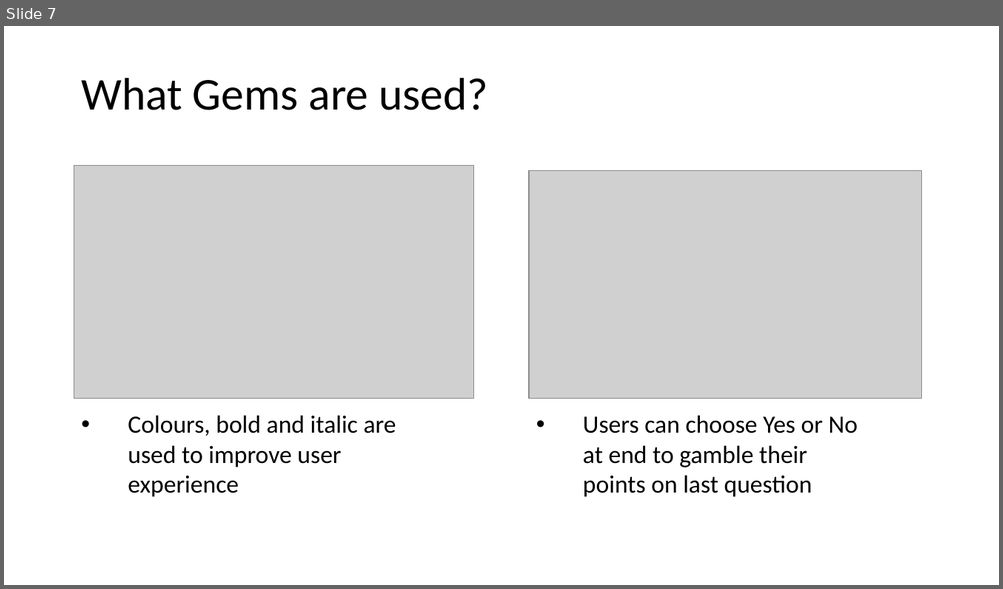
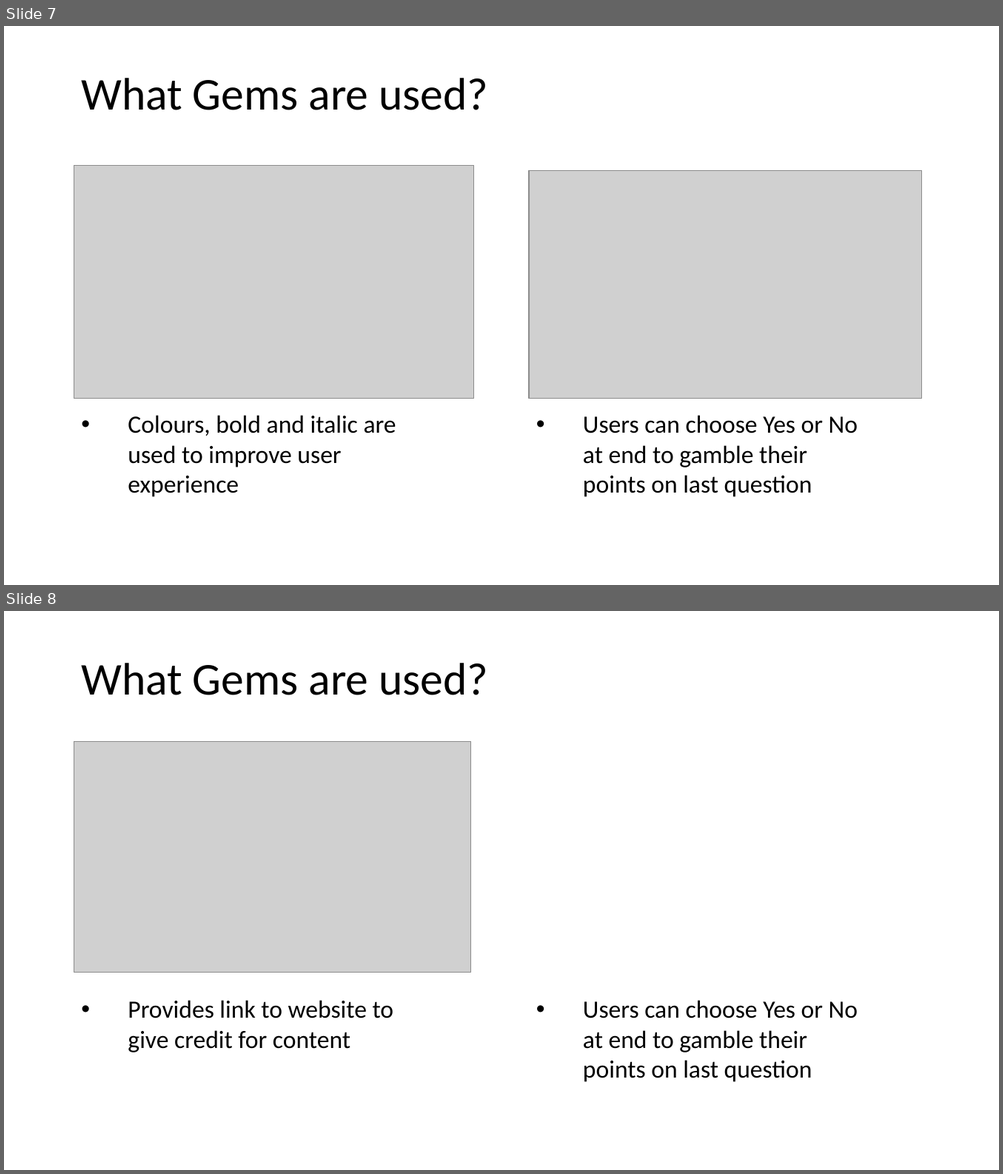
Before and after one commit to sarcah/Ruby-terminal-app, a slide deck: T1A3 presentation.pptx. Shown one above the other, each under a label of ours: slide 7 before the commit, slides 7 and 8 after it. The pictures are 1003x589 and 1003x1174 pixels, drawn with LibreOffice and Linux fonts; fonts in the diff are those of the drawing; grey boxes stand for pictures. Boxes give left, top, right and bottom in pixels: in the first picture for what was removed or moved away, otherwise in the second. Text is boxed around its words. In the diff, an @@ line names an element or a change of style, - is before the commit and + after.

Commit message:
adding link gem

```diff
--- a/T1A3 presentation.pptx
+++ b/T1A3 presentation.pptx
@@ slide 8 added at [4, 611, 999, 1170], background #FFFFFF @@
@@ text added at [81, 663, 488, 695], 44 pt, text #000000 @@
+What Gems are used?
@@ picture added at [74, 741, 471, 973] @@
@@ text added at [128, 1000, 394, 1053], 24 pt, text #000000 @@
+• Provides link to website to give credit for content
@@ text added at [583, 1000, 857, 1082], 24 pt, text #000000 @@
+• Users can choose Yes or No at end to gamble their points on last question
```
Also in this commit, not shown: 1 slide changed, 1 other file.
